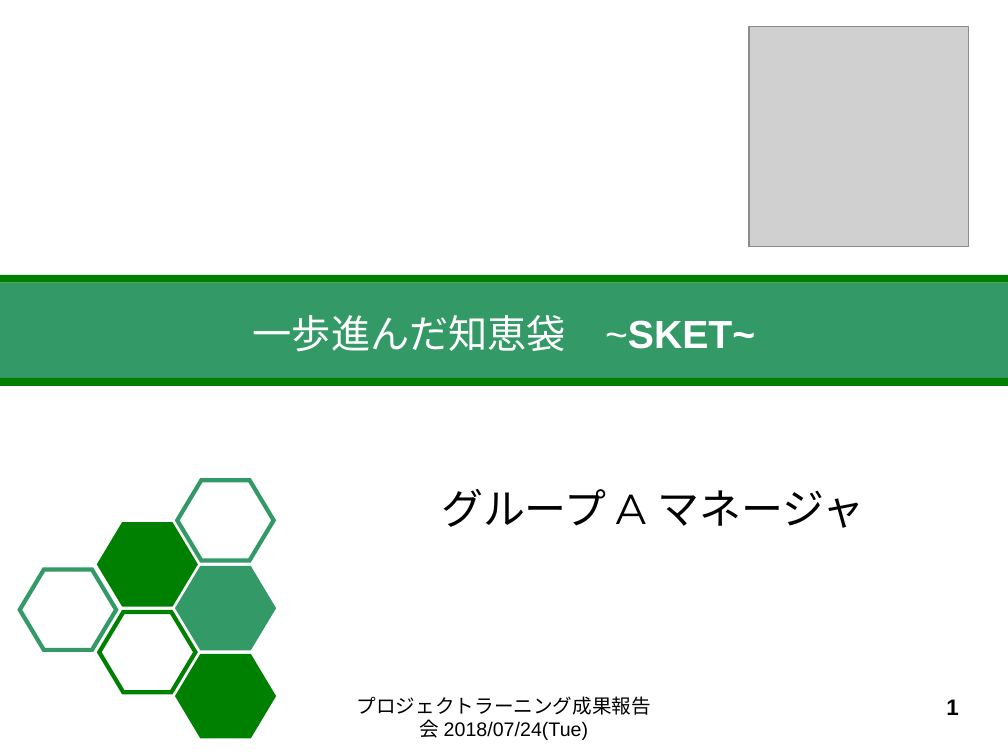
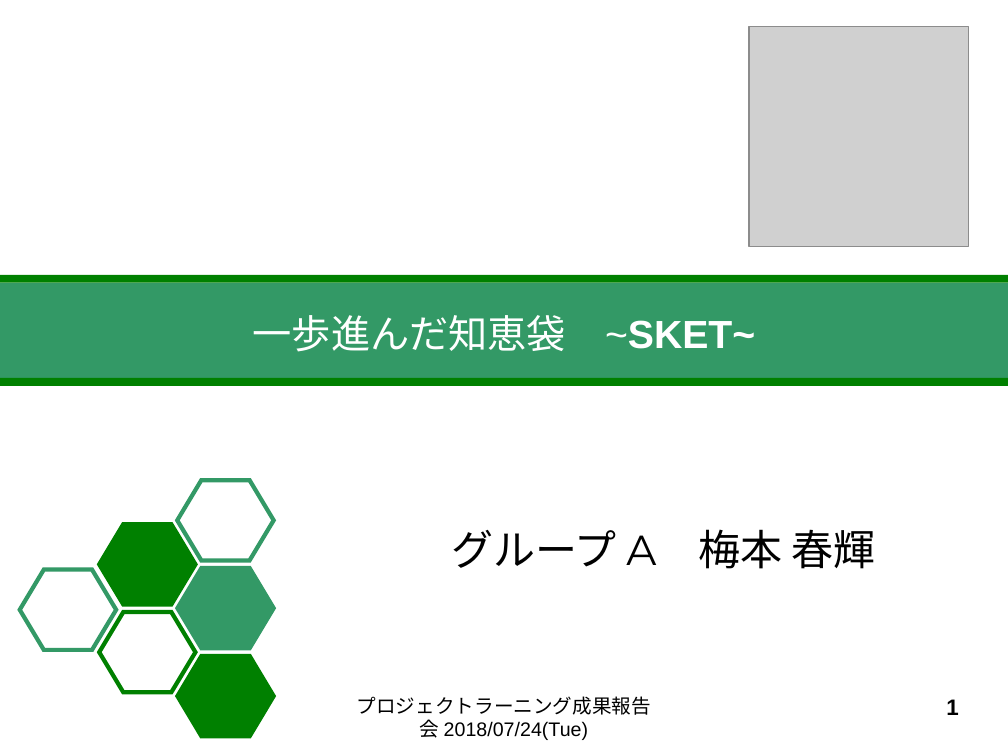
Before and after one commit to haruki0401/projectlearning02, a slide deck: slide 1 of pl-2(完成版).pptx. Drawn at 1008x756 pixels with LibreOffice and Linux fonts; fonts in the diff are those of the drawing; grey boxes stand for pictures. Boxes give left, top, right and bottom in pixels: in the first picture for what was removed or moved away, otherwise in the second. Text is boxed around its words. In the diff, an @@ line names an element or a change of style, - is before the commit and + after.

```diff
--- a/pl-2(完成版).pptx
+++ b/pl-2(完成版).pptx
@@ text at <box>451,529,876,569</box>: text changed @@
-グループ A マネージャ
+グループ A 梅本 春輝
```
